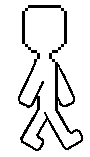
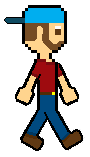
Layered file, before and after one edit (90 × 157). Changes by layer:
renamed "side_step_1" to "right_idle", showed it, painted on it over [4, 8, 81, 149]
removed layer "side_stemp_2" over [16, 8, 81, 149]
